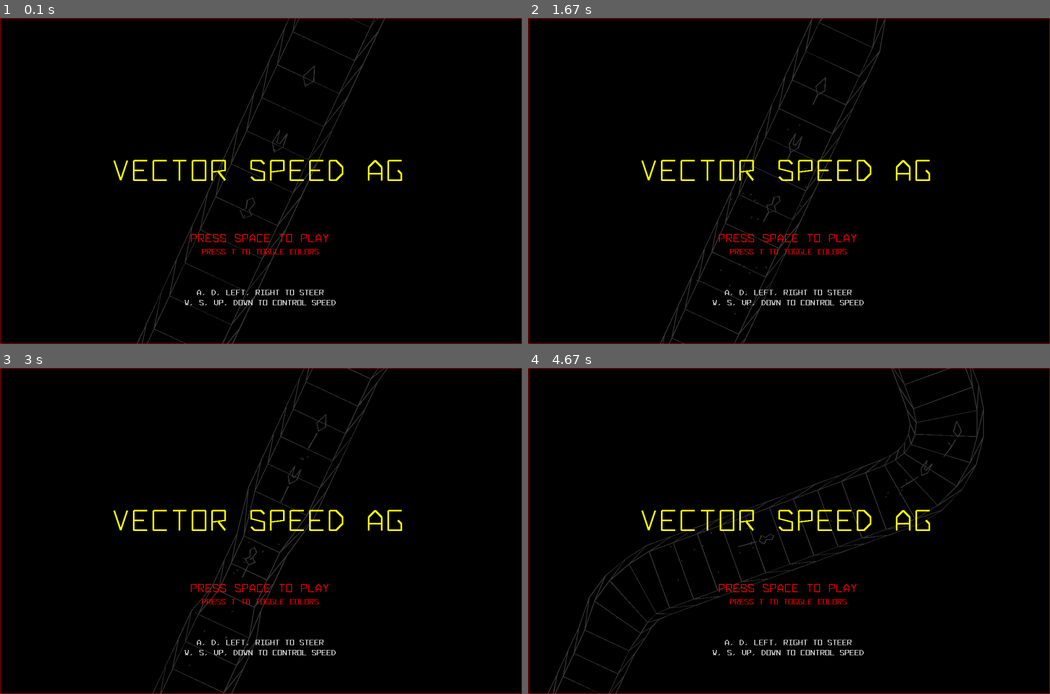
Above: before the commit, frames 1-4 (two rows, left to right).
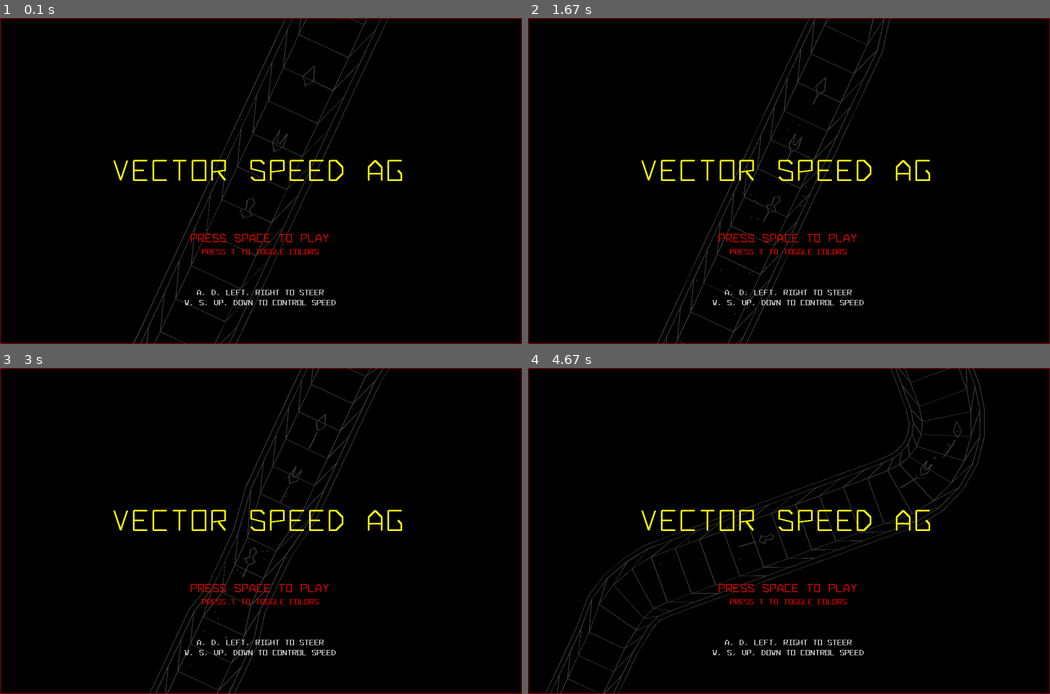
Above: after the commit, the same moments.

Repository: icedman/pygame_vector_speed
Game: pygame game, started from main.py
Two runs of this game, one before a commit and one after it. Both use one fixed random seed, a clock stepped at 60 frames per second and the inputs below.
Inputs:
- Up to frame 1 (0.1 s): no input
- Up to frame 2 (1.67 s): hold Right 0.33-0.8 s; hold Up 0.83-1.3 s; hold Right from 1.33 s (still down)
- Up to frame 3 (3 s): release Right at 1.8 s; hold Left 1.83-2.37 s; hold Down 2.4-2.87 s; hold Left from 2.9 s (still down)
- Up to frame 4 (4.67 s): release Left at 3.37 s; hold Up 3.4-3.87 s; hold Right 3.9-4.53 s; hold Down from 4.57 s (still down)

The runs differ from the first frame. In frame 1, 2.3% of the frame differs, in the area x 25-75%, y 0-100%; in frame 2, 2.3%; in frame 3, 2.4%; in frame 4, 3.1%, in the area x 3-88%, y 0-100%.

Commit message:
add sounds

Diff:
--- a/data/sectors.py
+++ b/data/sectors.py
@@ -2,7 +2,7 @@
     "sectors": [
         {
             "sector": 1,
-            "color": "green",
+            "color": "white",
             "features": {
                 "randoms": 1,
                 "straights": 5,
--- a/main.py
+++ b/main.py
@@ -6,6 +6,24 @@
 from track import *
 from generator import *
 from colors import tint, untint
+from sounds import *
+
+pygame.init()
+
+# setup sounds
+soundService.defs[Effects.mines] = pygame.mixer.Sound("./sounds/draven/spawn/d1.wav")
+soundService.defs[Effects.countDown] = pygame.mixer.Sound(
+    "./sounds/sounds/buttonselect/1.wav"
+)
+soundService.defs[Effects.bump] = pygame.mixer.Sound("./sounds/sounds/laserd.wav")
+soundService.defs[Effects.speedpad] = pygame.mixer.Sound("./sounds/draven/spawn/d5.wav")
+soundService.defs[Effects.powerup] = pygame.mixer.Sound(
+    "./sounds/jalastram/powerup.mp3"
+)
+soundService.defs[Effects.explosion] = pygame.mixer.Sound("./sounds/draven/bomb.wav")
+
+for d in soundService.defs:
+    soundService.defs[d].set_volume(0.25)
 
 gameState.trackedKeys = {
     pygame.K_UP: "up",
@@ -60,7 +78,6 @@
 
 # tint(255, 0, 0, 0.6)
 
-pygame.init()
 # size = [1600, 900]
 size = [1280, 800]
 screen = pygame.display.set_mode(size)
@@ -197,6 +214,9 @@
         cs = "{}".format(c)
         if cd - c < 0.30:
             cs = ""
+        if gameState.lastCount != c and c <= 3:
+            soundService.play(Effects.countDown)
+            gameState.lastCount = c
         if c <= 3:
             if c == 0:
                 cs = "GO"
@@ -331,3 +351,11 @@
     log = []
 
     pygame.display.flip()
+
+    for r in soundService.requests:
+        cnt = soundService.requests[r]
+        del soundService.requests[r]
+        snd = soundService.defs[r]
+        pygame.mixer.Sound.stop(snd)
+        pygame.mixer.Sound.play(snd)
+        break
--- a/powerup.py
+++ b/powerup.py
@@ -1,7 +1,7 @@
 from entity import *
 from data.objects import *
 from state import *
-
+from sounds import *
 
 class PowerUp(Entity):
     active = True
@@ -42,6 +42,7 @@
         entityService.destroy(self)
         entityService.createFloatingText(_.pos.x, _.pos.y, "+shield")
         gameState.player.shield += 100
+        soundService.play(Effects.powerup)
         if gameState.player.shield > gameState.player.max_shield:
             gameState.player.max_shield = gameState.player.shield
 
@@ -73,6 +74,7 @@
         _ = self
         _.active = True
         gameState.player.boost()
+        soundService.play(Effects.speedpad)
 
 
 class Mines(PowerUp):
@@ -94,6 +96,7 @@
         entityService.createFloatingText(_.pos.x, _.pos.y, "mines!!!").color = "white"
         gameState.player.damage(75)
         gameState.player.speed *= 0.5
+        soundService.play(Effects.mines)
 
     # def update(self, dt):
     #     PowerUp.update(self, dt)
--- a/renderer.py
+++ b/renderer.py
@@ -80,16 +80,18 @@
     for i in range(0, len(outerTrack) - 1):
         p1 = outerTrack[i]
         p2 = outerRail[i + 1]
-        ctx.drawLine(p1[0], p1[1], p2[0], p2[1], segment.color)
+        ctx.drawLine(p1[0], p1[1], p2[0], p2[1], "grey42")
         p1 = innerTrack[i]
         p2 = innerRail[i + 1]
-        ctx.drawLine(p1[0], p1[1], p2[0], p2[1], segment.color)
+        ctx.drawLine(p1[0], p1[1], p2[0], p2[1], "grey42")
 
     # ctx.drawPolygonPoints(points, "grey42", False)
-    ctx.drawPolygonPoints(outerTrack, segment.color, False)
+    ctx.drawPolygonPoints(outerTrack, "grey42", False)
+    ctx.drawPolygonPoints(innerTrack, "grey42", False)
     ctx.drawPolygonPoints(outerRail, segment.color, False)
-    ctx.drawPolygonPoints(innerTrack, segment.color, False)
     ctx.drawPolygonPoints(innerRail, segment.color, False)
+    ctx.drawPolygonPoints(outerBorder, segment.color, False)
+    ctx.drawPolygonPoints(innerBorder, segment.color, False)
 
     ctx.restore()
 
--- a/ship.py
+++ b/ship.py
@@ -2,7 +2,7 @@
 from track import *
 from maths import *
 from state import *
-
+from sounds import *
 
 class Ship(Entity):
     track = None
@@ -77,6 +77,7 @@
             entityService.create(EntityType.explosion, _.pos.x, _.pos.y)
         )
         gameState.gameOver = True
+        soundService.play(Effects.explosion)
 
     def throttleUp(self):
         _ = self
@@ -155,13 +156,11 @@
                 dist = o.pos.distanceTo(_.pos)
                 if dist < o.radius + _.radius:
                     repel = Vector.copy(o.pos).subtract(_.pos).normalize()
-
                     cp = Vector.copy(_.pos).add(Vector.copy(repel).scale(dist * 0.5))
                     parts = entityService.createParticles(cp.x, cp.y, Rand(1, 2))
                     for pp in parts:
                         pp.ttl = 250
                         pp.speed = 0.05
-
                     o.pos.add(Vector.copy(repel).scale(dist * 0.2))
                     _.pos.add(Vector.copy(repel).scale(dist * -0.2))
                     o.damage(10)
--- /dev/null
+++ b/sounds.py
@@ -0,0 +1,26 @@
+from enum import Enum
+
+
+class Effects(Enum):
+    none = 0
+    bump = 1
+    powerup = 2
+    speedpad = 3
+    explosion = 4
+    countDown = 5
+    mines = 6
+
+
+class Sounds:
+    defs = {}
+    requests = {}
+
+    def play(self, s):
+        if not s in self.defs:
+            return
+        if not s in self.requests:
+            self.requests[s] = 0
+        self.requests[s] += 1
+
+
+soundService = Sounds()
--- a/state.py
+++ b/state.py
@@ -5,6 +5,7 @@
     gameOver = False
     tick = 0
     countDown = 0
+    lastCount = 0
 
     screen = {"width": 1024, "height": 768}
     trackedKeys = {}
@@ -26,6 +27,7 @@
         _.track = None
         _.cam = None
         _.countDown = 6000
+        _.lastCount = 0
         for k in _.trackedKeys:
             _.pressed[_.trackedKeys[k]] = False
             _.released[_.trackedKeys[k]] = False
--- a/track.py
+++ b/track.py
@@ -364,8 +364,8 @@
 
         tw = _.trackWidth
         mtw = tw if tw < 1 else 1
-        rw = mtw * 0.5
-        bw = mtw * 0.1
+        rw = mtw * 0.7
+        bw = mtw * 0.35
         sw = _.splitWidth
         tw2 = tw / 2
         rw2 = rw / 2
@@ -504,7 +504,7 @@
         prev = lastSegment
         for ss in segments:
             s = TrackSegment.copy(ss)
-            s.trackWidth *= 1.25
+            # s.trackWidth *= 1.25
             s.sector = sector
             if prev != None:
                 prev.nextSegment = s
Not shown, added: sounds/draven/readme.txt
Not shown, added: sounds/sounds/readme.txt
Not shown, added: sounds/draven/bomb.wav
Not shown, added: sounds/draven/button.wav
Not shown, added: sounds/draven/spawn/d1.wav
Not shown, added: sounds/draven/spawn/d2.wav
Not shown, added: sounds/draven/spawn/d3.wav
Not shown, added: sounds/draven/spawn/d4.wav
Not shown, added: sounds/draven/spawn/d5.wav
Not shown, added: sounds/draven/spawn/d6.wav
Not shown, added: sounds/jalastram/powerup.mp3
Not shown, added: sounds/jalastram/shoot1.mp3
(and 9 more such lines)
